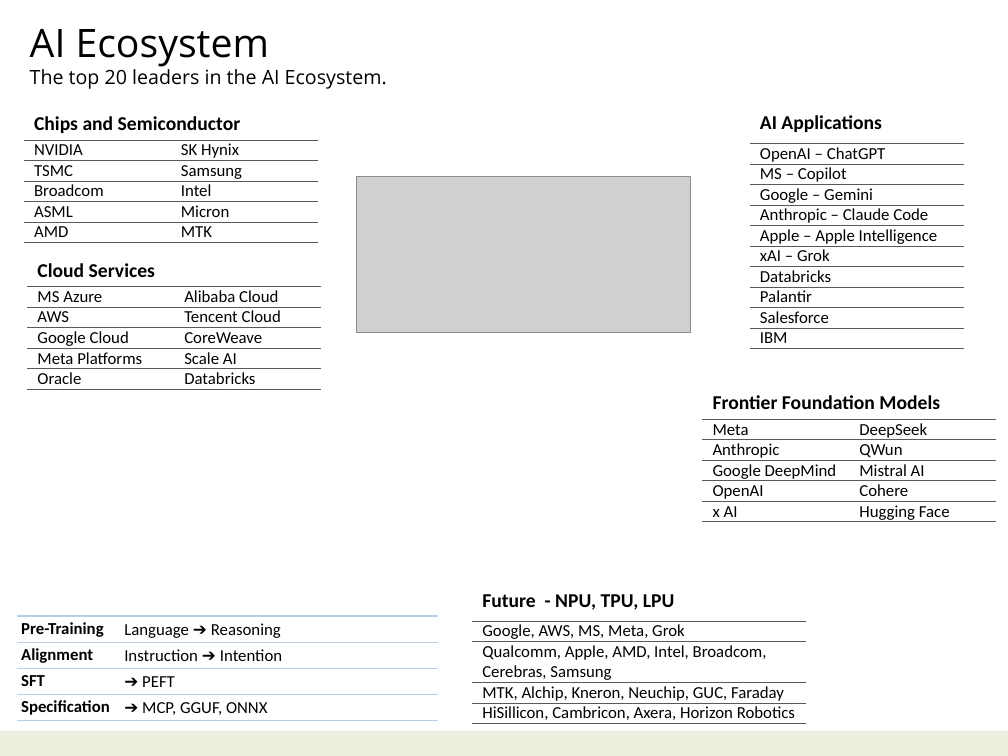
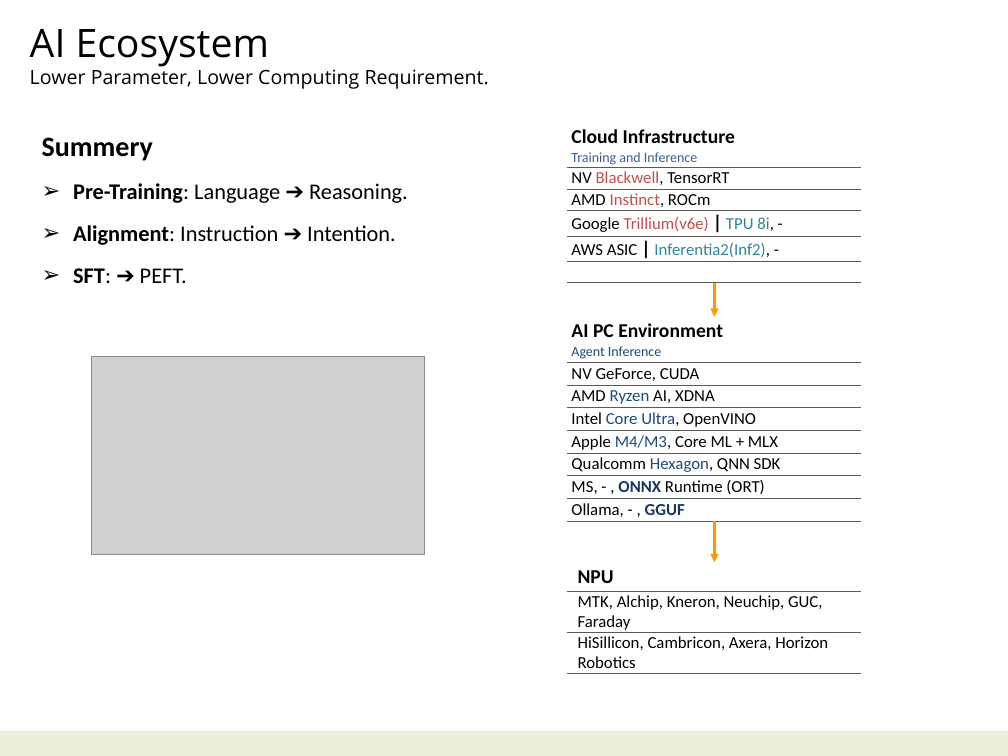
Before and after one commit to navibator/crazy-ai, a slide deck: slide 19 of ai.pptx. Drawn at 1008x756 pixels with LibreOffice and Linux fonts; fonts in the diff are those of the drawing; grey boxes stand for pictures. Boxes give left, top, right and bottom in pixels: in the first picture for what was removed or moved away, otherwise in the second. Text is boxed around its words. In the diff, an @@ line names an element or a change of style, - is before the commit and + after.

```diff
--- a/ai.pptx
+++ b/ai.pptx
@@ text at [30, 66, 489, 89]: text changed @@
-The top 20 leaders in the AI Ecosystem.
+Lower Parameter, Lower Computing Requirement.
@@ table removed at [24, 108, 319, 241], 6 rows, 2 columns @@
-Chips and Semiconductor | 
-NVIDIA | SK Hynix
-TSMC | Samsung
-Broadcom | Intel
-ASML | Micron
-AMD | MTK
@@ table removed at [750, 102, 965, 347], 11 rows, 1 columns @@
-AI Applications
-OpenAI – ChatGPT
-MS – Copilot
-Google – Gemini
-Anthropic – Claude Code
-Apple – Apple Intelligence
-xAI – Grok
-Databricks
-Palantir
-Salesforce
-IBM
@@ text added at [42, 137, 408, 283], 16 pt, text #000000 @@
+Summery
+➢ Pre-Training: Language ➔ Reasoning.
+➢ Alignment: Instruction ➔ Intention.
+➢ SFT: ➔ PEFT.
@@ table added at [568, 124, 862, 282], 6 rows, 1 columns @@
+Cloud Infrastructure / Training and Inference
+NV Blackwell, TensorRT
+AMD Instinct, ROCm
+Google Trillium(v6e) | TPU 8i, -
+AWS ASIC | Inferentia2(Inf2), -
+
@@ table removed at [27, 255, 322, 388], 6 rows, 2 columns @@
-Cloud Services | 
-MS Azure | Alibaba Cloud
-AWS | Tencent Cloud
-Google Cloud | CoreWeave
-Meta Platforms | Scale AI
-Oracle | Databricks
@@ arrow added from (715, 283) to (715, 317), #FF9900 2 pt @@
@@ table added at [568, 317, 862, 521], 8 rows, 1 columns @@
+AI PC Environment / Agent Inference
+NV GeForce, CUDA
+AMD Ryzen AI, XDNA
+Intel Core Ultra, OpenVINO
+Apple M4/M3, Core ML + MLX
+Qualcomm Hexagon, QNN SDK
+MS, - , ONNX Runtime (ORT)
+Ollama, - , GGUF
@@ picture: place and size @@
-picture at [357, 176, 690, 333]
+picture at [92, 357, 425, 554]
@@ table removed at [703, 387, 997, 524], 6 rows, 2 columns @@
-Frontier Foundation Models | 
-Meta | DeepSeek
-Anthropic | QWun
-Google DeepMind | Mistral AI
-OpenAI | Cohere
-x AI | Hugging Face
@@ arrow added from (715, 521) to (715, 562), #FF9900 2 pt @@
@@ table at [568, 562, 862, 672] @@
-row 1: Future - NPU, TPU, LPU
-row 2: Google, AWS, MS, Meta, Grok
-row 3: Qualcomm, Apple, AMD, Intel, Broadcom, / Cerebras, Samsung
+row 1: NPU
@@ table: place and size @@
-table at [473, 581, 806, 724]
+table at [568, 562, 862, 672]
@@ table removed at [17, 616, 437, 720], 4 rows, 2 columns @@
-Pre-Training | Language ➔ Reasoning
-Alignment | Instruction ➔ Intention
-SFT | ➔ PEFT
-Specification | ➔ MCP, GGUF, ONNX
```
Also in this commit, not shown: 3 other slides changed, 1 other file.
